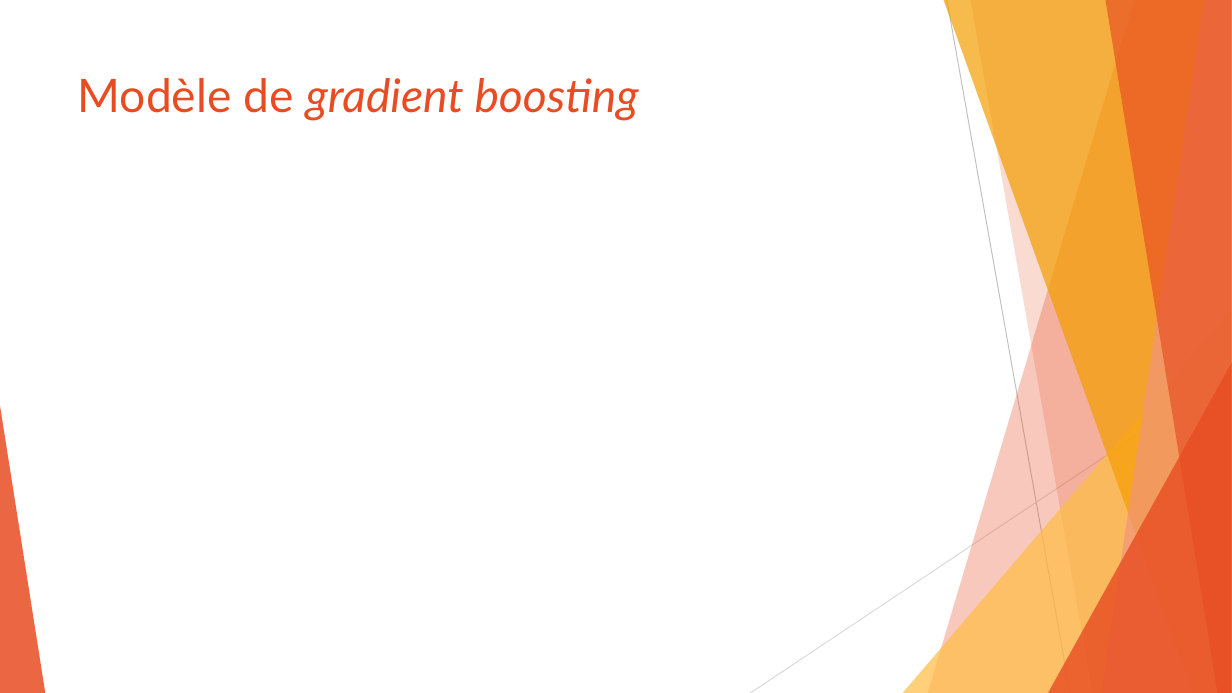
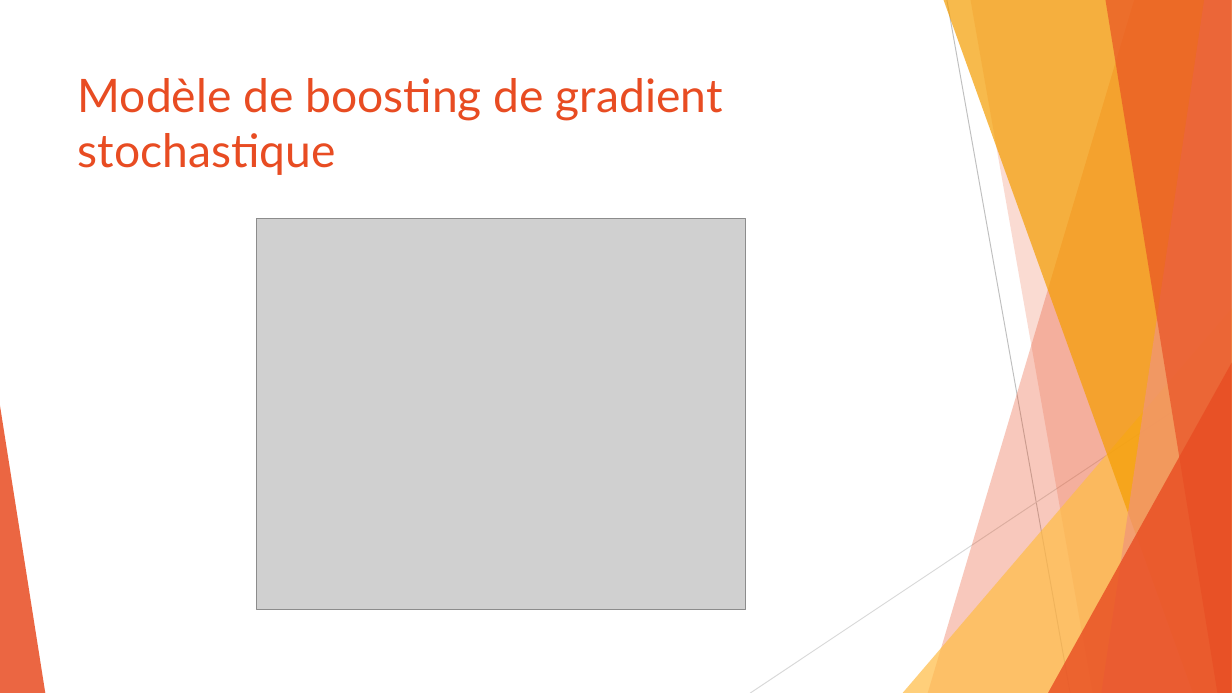
Before and after one commit to SamuelProvencher/TP-Apprentissage, a slide deck: slide 30 of PP.pptx (slide 27 before the commit). Drawn at 1232x693 pixels with LibreOffice and Linux fonts; fonts in the diff are those of the drawing; grey boxes stand for pictures. Boxes give left, top, right and bottom in pixels: in the first picture for what was removed or moved away, otherwise in the second. Text is boxed around its words. In the diff, an @@ line names an element or a change of style, - is before the commit and + after.

```diff
--- a/PP.pptx
+++ b/PP.pptx
@@ title at (78, 78, 723, 175): text changed; italic off @@
-Modèle de gradient boosting
+Modèle de boosting de gradient stochastique
@@ picture added at (257, 218, 746, 610) @@
```
Also in this commit, not shown: 7 other slides changed, 10 slides added, 1 other file.
